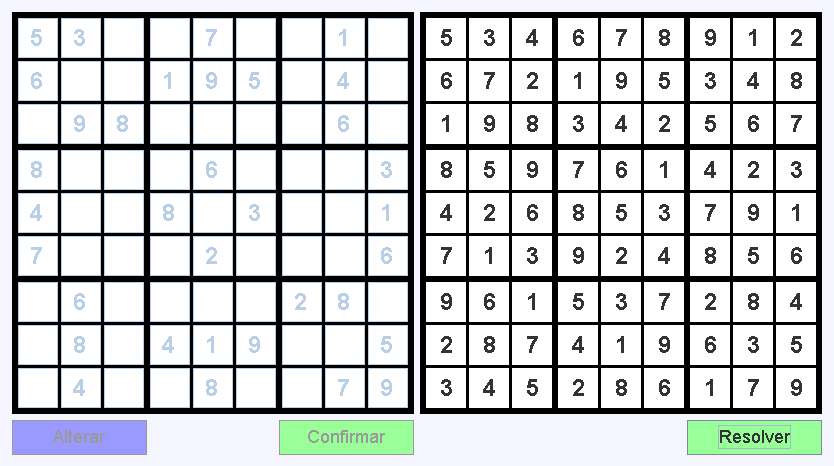
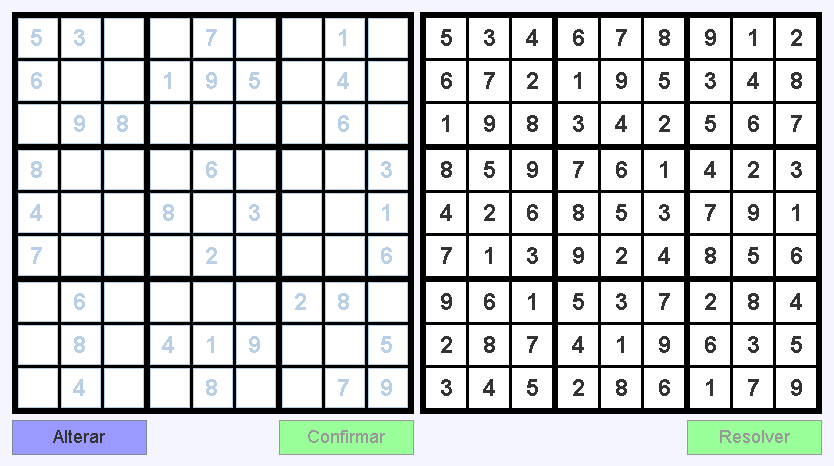
Layer changes from the first 834 × 466 image to the second:
painted on "Camada colada #9" over 12, 420, 822, 455
